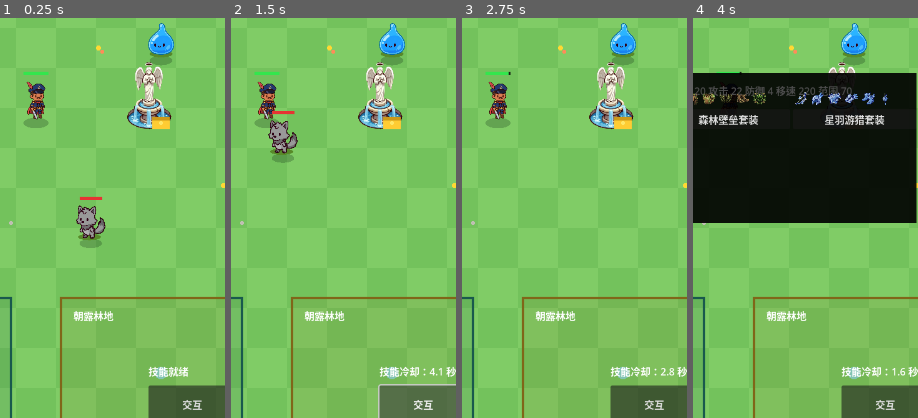
Above: before the commit, frames 1-4 (left to right).
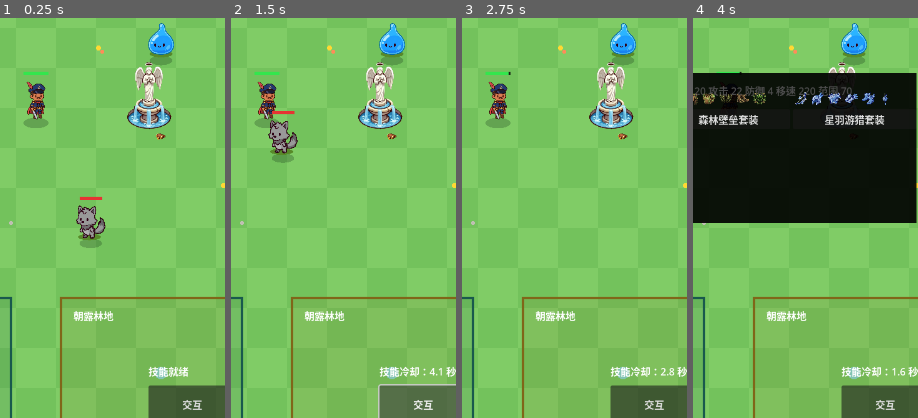
Above: after the commit, the same moments.

Repository: oneyi53/game
Game: Godot game, scene res://scenes/main.tscn
Two runs of this game, one before a commit and one after it. Both use one fixed random seed, a clock stepped at 60 frames per second and the inputs below.
Inputs:
- Up to frame 1 (0.25 s): no input
- Up to frame 2 (1.5 s): click "技能" at 0.5 s; click "交互" at 1.25 s
- Up to frame 3 (2.75 s): click "保存" at 2 s
- Up to frame 4 (4 s): click "英雄" at 2.75 s; click "装备" at 3.5 s
The pictures show only the part of the screen within x 42-92%, y 34-84%; the shares and areas given below are measured in that part.

The runs differ from the first frame. In frame 1, 0.3% of the frame differs, in the area x 67-76%, y 24-31%; in frame 2, 0.3%; in frame 3, 0.3%; in frame 4, less than 0.1%.

Commit message:
art: connect existing equipment and scene sprites

Diff:
--- a/scripts/interactable/chest.gd
+++ b/scripts/interactable/chest.gd
@@ -3,8 +3,9 @@
 
 # A chest that opens once. Opening gives gold and emits "opened",
 # which the main scene uses to update gold and auto-save.
+signal opened(gold_amount)
 
-signal opened(gold_amount)
+const CHEST_TEXTURE: Texture2D = preload("res://assets/art-v1/sprites/scene/chest.png")
 
 var is_open: bool = false
 var reward_gold: int = 0
@@ -23,11 +24,6 @@
     return reward_gold
 
 func _draw() -> void:
-    # Visual only: same 28x20 box, same open/closed logic.
-    if is_open:
-        draw_rect(Rect2(-14.0, -10.0, 28.0, 20.0), Color(0.5, 0.35, 0.1))
-        draw_rect(Rect2(-14.0, -10.0, 28.0, 4.0), Color(0.35, 0.25, 0.08))
-    else:
-        draw_rect(Rect2(-14.0, -10.0, 28.0, 20.0), Color(1.0, 0.8, 0.2))
-        draw_rect(Rect2(-14.0, -10.0, 28.0, 6.0), Color(0.8, 0.6, 0.1))
-        draw_circle(Vector2(0.0, 0.0), 3.0, Color(1.0, 0.9, 0.4))
+    # Reuse the same chest artwork; a muted tint distinguishes claimed chests.
+    var tint: Color = Color(0.55, 0.55, 0.55, 1.0) if is_open else Color.WHITE
+    draw_texture_rect(CHEST_TEXTURE, Rect2(-32.0, -32.0, 64.0, 64.0), false, tint)
